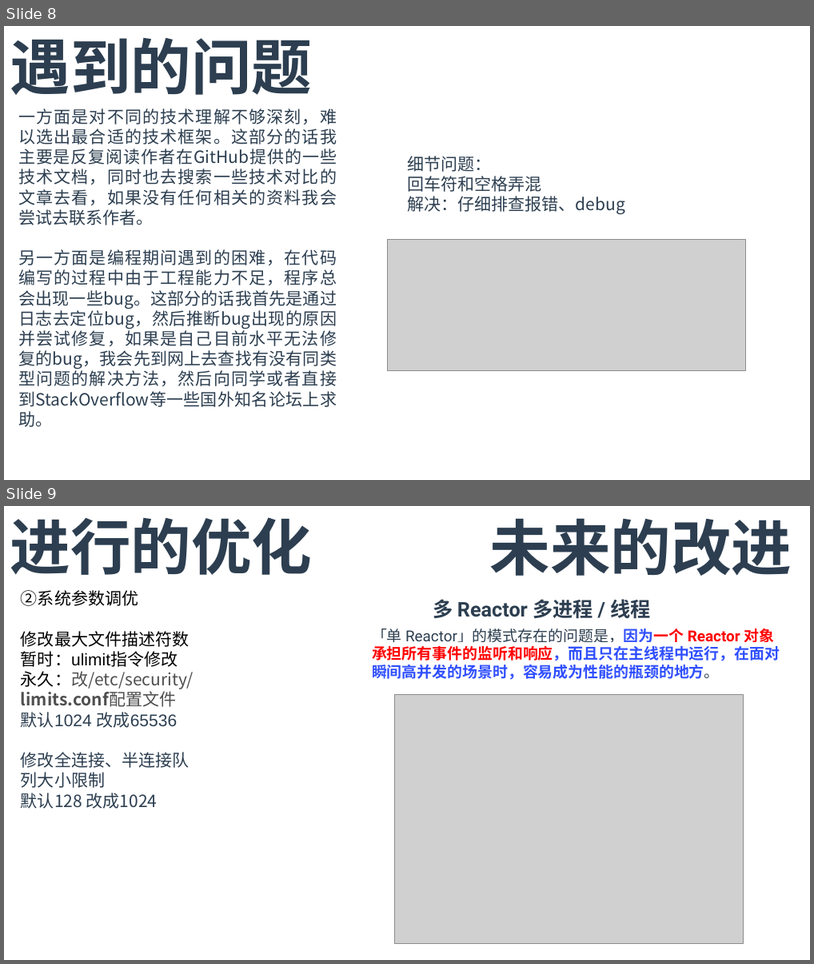
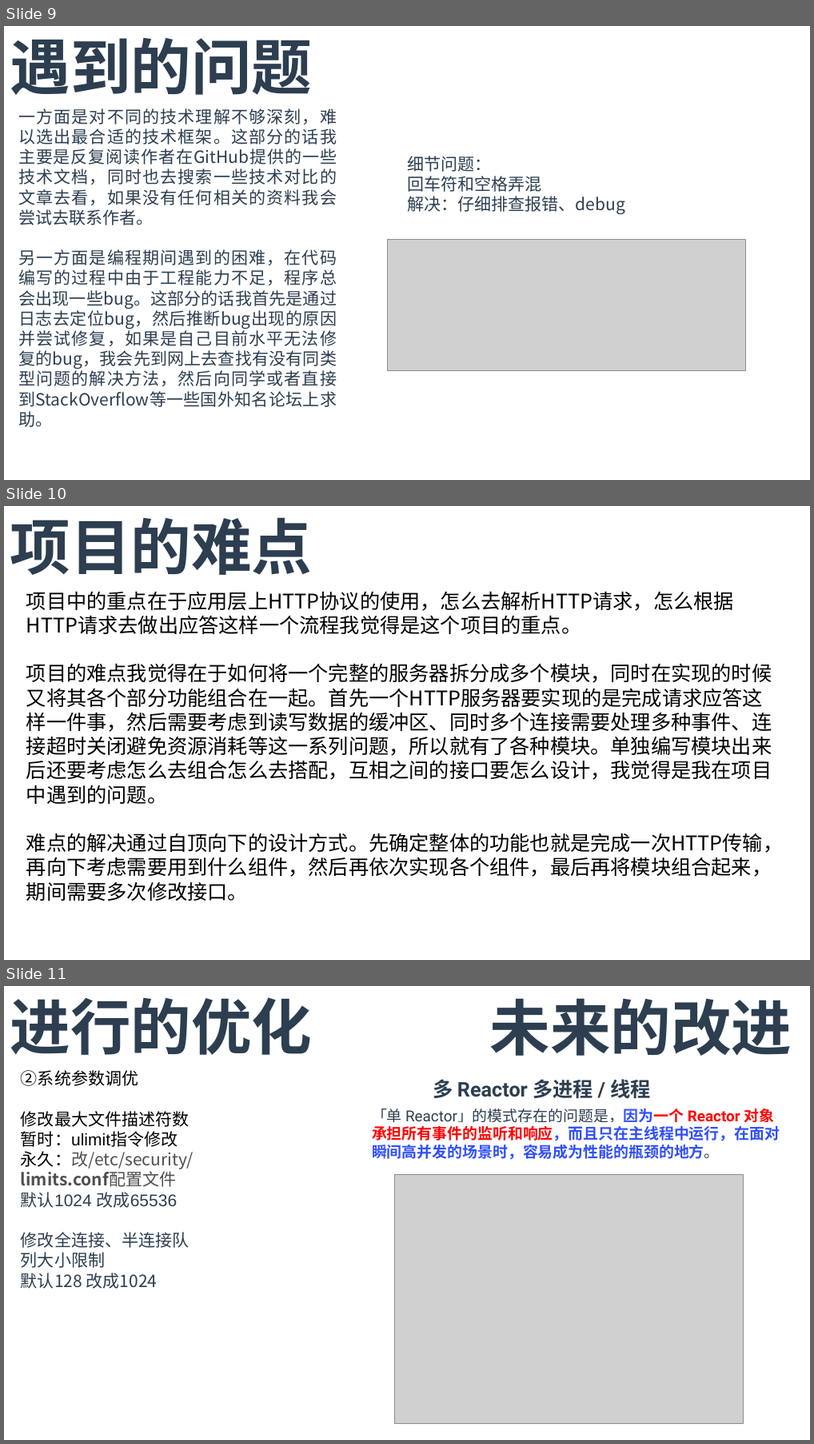
Before and after one commit to T0kisaki-Kurumi/LeetCode, a slide deck: 实习/面试.pptx. Shown one above the other, each under a label of ours: slides 8 and 9 before the commit, slides 9, 10 and 11 after it. The pictures are 814x964 and 814x1444 pixels, drawn with LibreOffice and Linux fonts; fonts in the diff are those of the drawing; grey boxes stand for pictures. Boxes give left, top, right and bottom in pixels: in the first picture for what was removed or moved away, otherwise in the second. Text is boxed around its words. In the diff, an @@ line names an element or a change of style, - is before the commit and + after.

```diff
--- a/实习/面试.pptx
+++ b/实习/面试.pptx
@@ slide 10 added at (4, 506, 810, 960), background #FFFFFF @@
@@ text added at (10, 517, 312, 575), 72 pt, text #2C3E50, bold @@
+项目的难点
@@ text added at (26, 591, 783, 900), 24 pt, text #000000 @@
+项目中的重点在于应用层上HTTP协议的使用，怎么去解析HTTP请求，怎么根据HTTP请求去做出应答这样一个流程我觉得是这个项目的重点。
+项目的难点我觉得在于如何将一个完整的服务器拆分成多个模块，同时在实现的时候又将其各个部分功能组合在一起。首先一个HTTP服务器要实现的是完成请求应答这样一件事，然后需要考虑到读写数据的缓冲区、同时多个连接需要处理多种事件、连接超时关闭避免资源消耗等这一系列问题，所以就有了各种模块。单独编写模块出来后还要考虑怎么去组合怎么去搭配，互相之间的接口要怎么设计，我觉得是我在项目中遇到的问题。
+难点的解决通过自顶向下的设计方式。先确定整体的功能也就是完成一次HTTP传输，再向下考虑需要用到什么组件，然后再依次实现各个组件，最后再将模块组合起来，期间需要多次修改接口。
@@ what was slide 8 is now slide 9 @@
@@ what was slide 9 is now slide 11 @@
```
Also in this commit, not shown: 2 slides changed, 10 other slides added, 5 other files.
